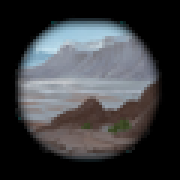
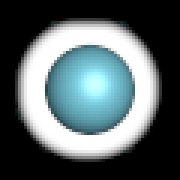
Two versions of the same layered image (180 x 180). Layer-by-layer changes:
added layer "002-argon_model.png copy" above "carbon_dioxide-icon.png copy" over [42, 42, 138, 135]
hid "Layer 16" over [15, 18, 162, 159]
hid "Layer 15" over [15, 18, 162, 162]
hid "Layer 14" over [15, 18, 162, 156]
hid "Layer 13" over [15, 18, 162, 162]
hid "Layer 12" over [15, 18, 162, 162]
hid "Layer 7" over [15, 18, 162, 159]
hid "Layer 6" over [15, 18, 162, 162]
hid "Layer 5" over [15, 18, 162, 162]
hid "Layer 4" over [15, 18, 162, 162]
hid "Layer 3" over [15, 18, 162, 162]
hid "Layer 2" over [15, 18, 162, 162]
